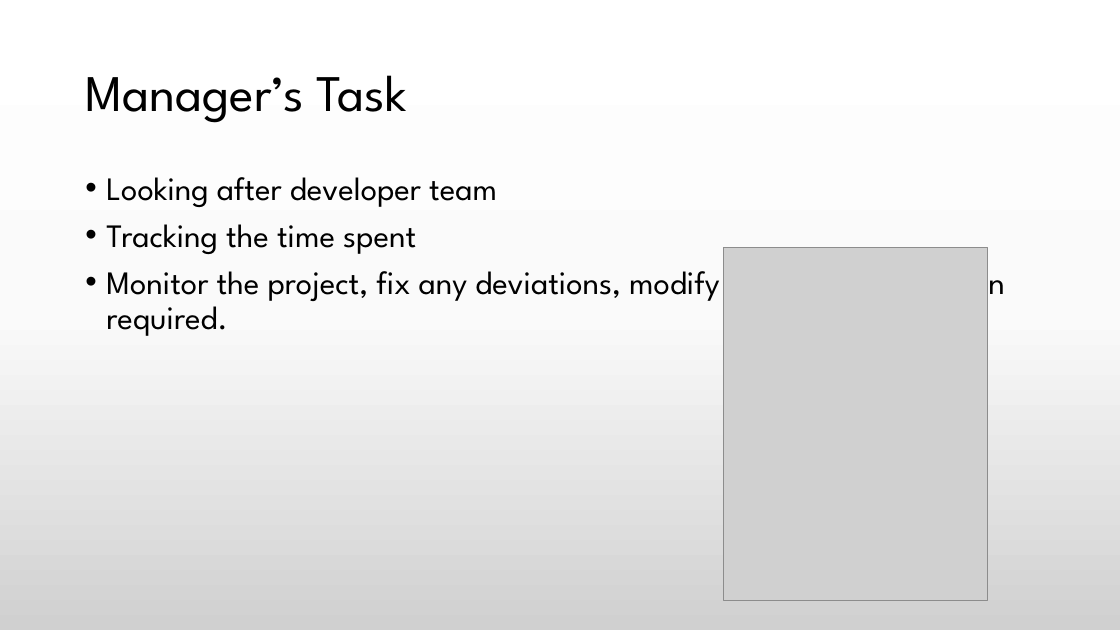
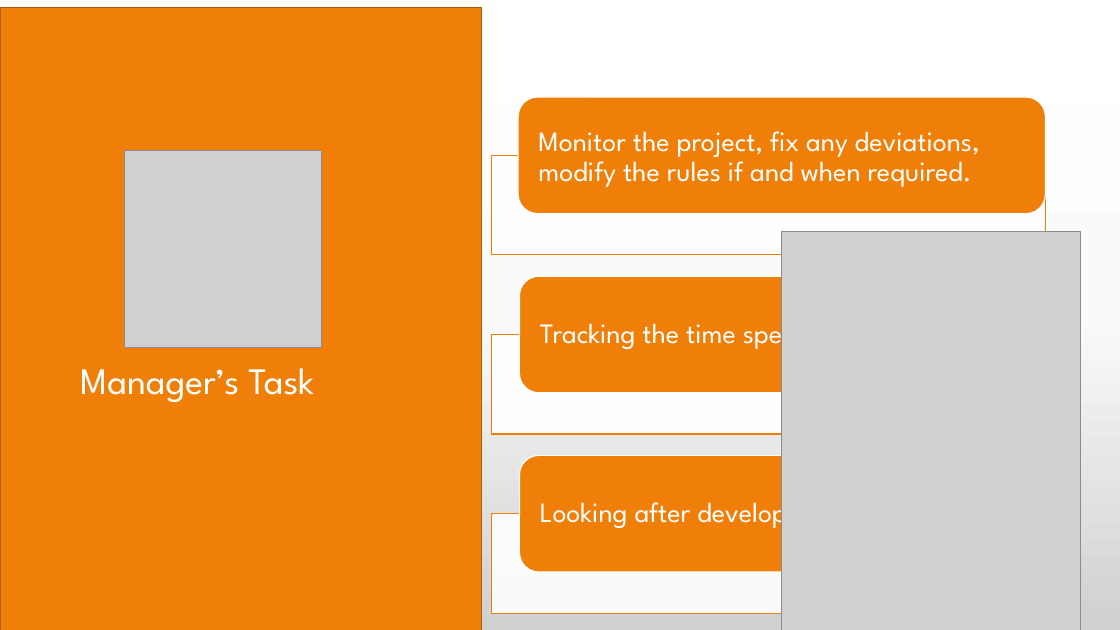
Before and after one commit to praash47/aasn-iii, a slide deck: slide 29 of extreme_programming.pptx. Drawn at 1120x630 pixels with LibreOffice and Linux fonts; fonts in the diff are those of the drawing; grey boxes stand for pictures. Boxes give left, top, right and bottom in pixels: in the first picture for what was removed or moved away, otherwise in the second. Text is boxed around its words. In the diff, an @@ line names an element or a change of style, - is before the commit and + after.

```diff
--- a/extreme_programming.pptx
+++ b/extreme_programming.pptx
@@ rectangle added at <box>0,8,481,630</box>, fill #F07F09, outline #B25E07 1 pt @@
@@ text removed at <box>106,177,1005,336</box> @@
-• Looking after developer team
-• Tracking the time spent
-• Monitor the project, fix any deviations, modify the rules if and when required.
@@ picture added at <box>124,150,321,347</box> @@
@@ picture: place and size @@
-picture at <box>723,248,988,601</box>
+picture at <box>782,231,1081,630</box>
@@ title "Manager’s Task": place and size @@
-title "Manager’s Task" at <box>85,75,407,123</box>
+title "Manager’s Task" at <box>80,368,314,403</box>
@@ title "Manager’s Task" at <box>80,368,314,403</box>: size 44 to 32 pt, text colour #000000 to #FFFFFF @@
@@ group added at <box>492,97,1046,614</box>: 3 rectangles, 3 rounded rectangles, 3 texts @@
+Monitor the project, fix any deviations, modify the rules if and when required.
+Tracking the time spent
+Looking after developer team
```
Also in this commit, not shown: 3 other slides changed, 1 other file.
